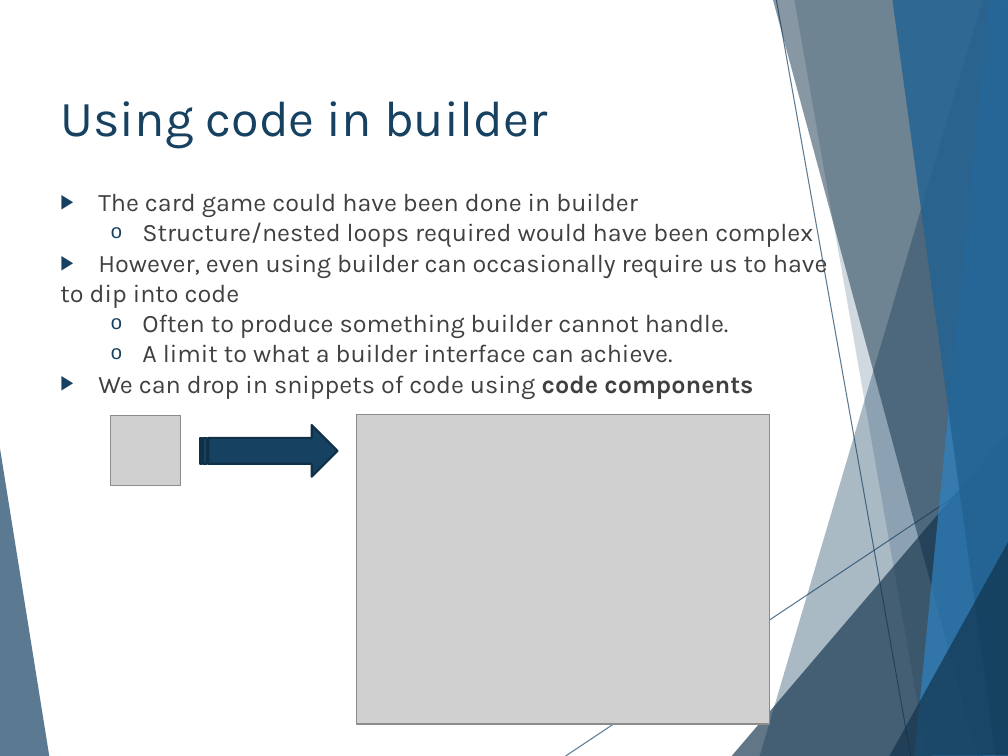
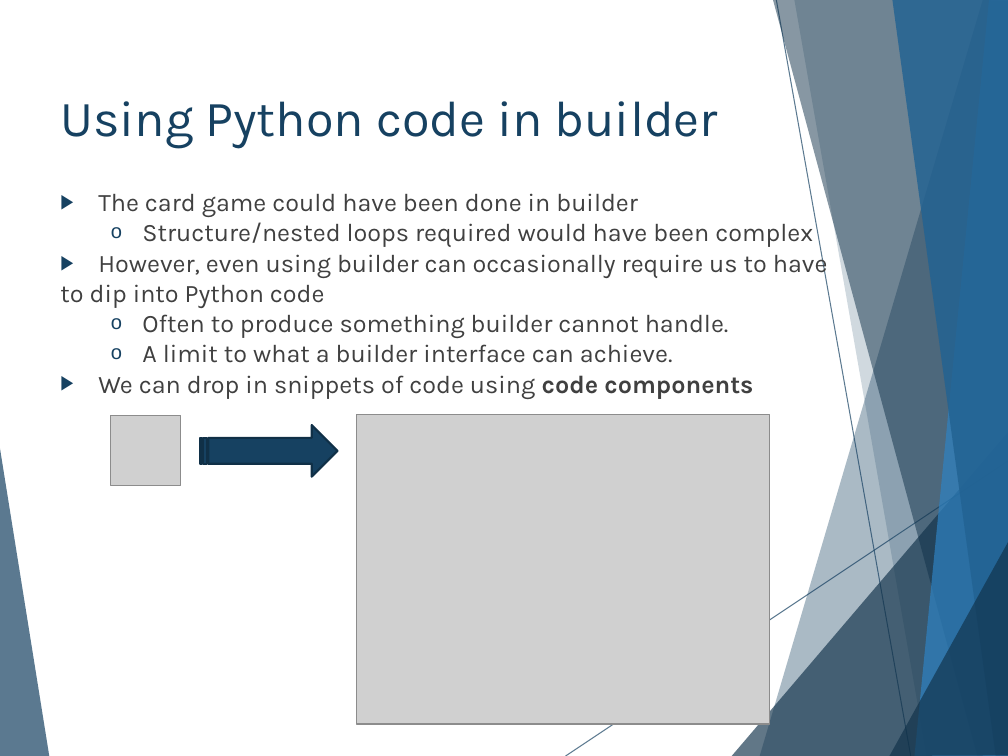
Before and after one commit to hlmpsy/psychopy_training, a slide deck: slide 9 of PsychoPy-Part2/PsychoPy-part2.pptx. Drawn at 1008x756 pixels with LibreOffice and Linux fonts; fonts in the diff are those of the drawing; grey boxes stand for pictures. Boxes give left, top, right and bottom in pixels: in the first picture for what was removed or moved away, otherwise in the second. Text is boxed around its words. In the diff, an @@ line names an element or a change of style, - is before the commit and + after.

```diff
--- a/PsychoPy-Part2/PsychoPy-part2.pptx
+++ b/PsychoPy-Part2/PsychoPy-part2.pptx
@@ title at (60,101,718,148): text changed @@
-Using code in builder
+Using Python code in builder
@@ text at (60,284,325,308): text changed @@
-to dip into code
+to dip into Python code
```
Also in this commit, not shown: 15 other slides changed, 12 other files.
